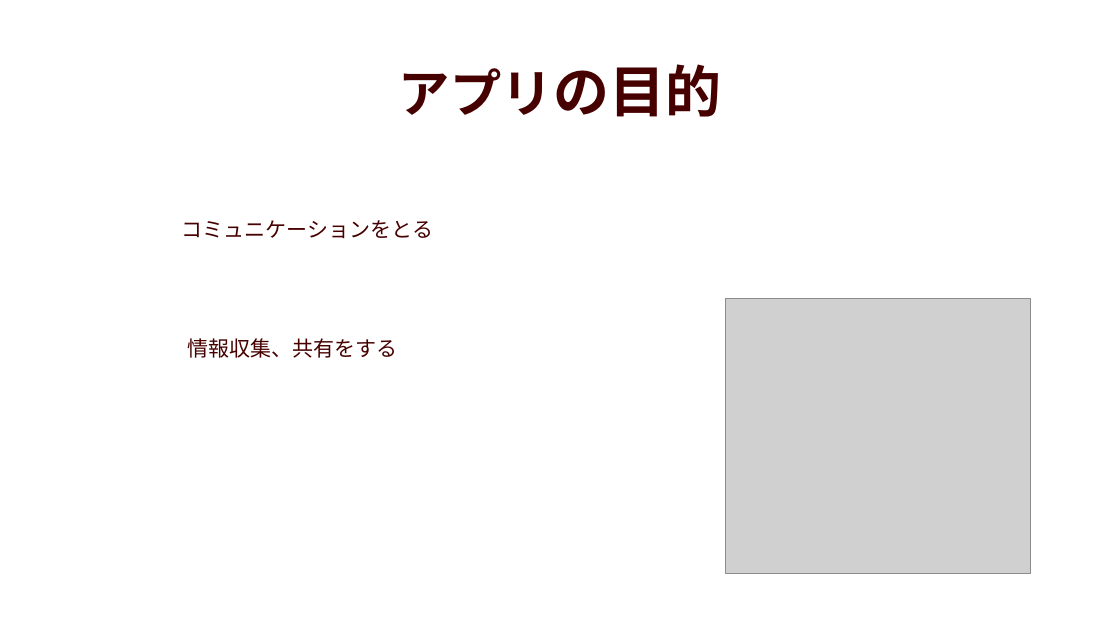
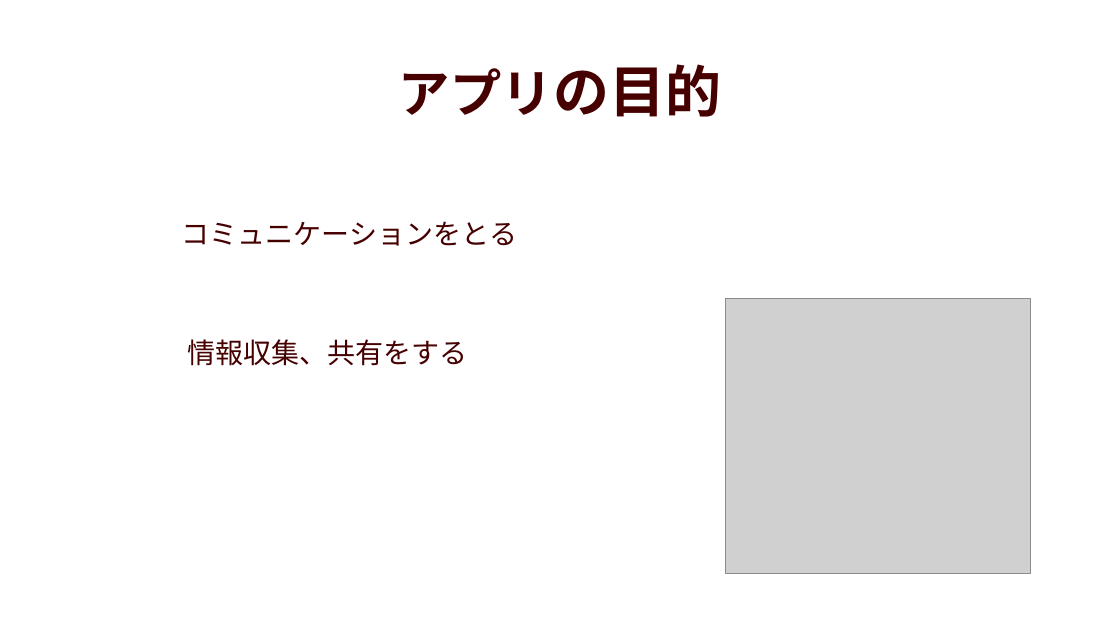
Before and after one commit to fusausa/IVY-Chat, a slide deck: slide 2 of プレゼン.pptx. Drawn at 1120x630 pixels with LibreOffice and Linux fonts; fonts in the diff are those of the drawing; grey boxes stand for pictures. Boxes give left, top, right and bottom in pixels: in the first picture for what was removed or moved away, otherwise in the second. Text is boxed around its words. In the diff, an @@ line names an element or a change of style, - is before the commit and + after.

```diff
--- a/プレゼン.pptx
+++ b/プレゼン.pptx
@@ text "コミュニケーションをとる" at [182, 221, 517, 246]: size 18 to 24 pt @@
@@ text "情報収集、共有をする" at [187, 339, 467, 366]: size 18 to 24 pt @@
```
Also in this commit, not shown: 3 other slides changed, 2 slides added, 3 slides removed.
